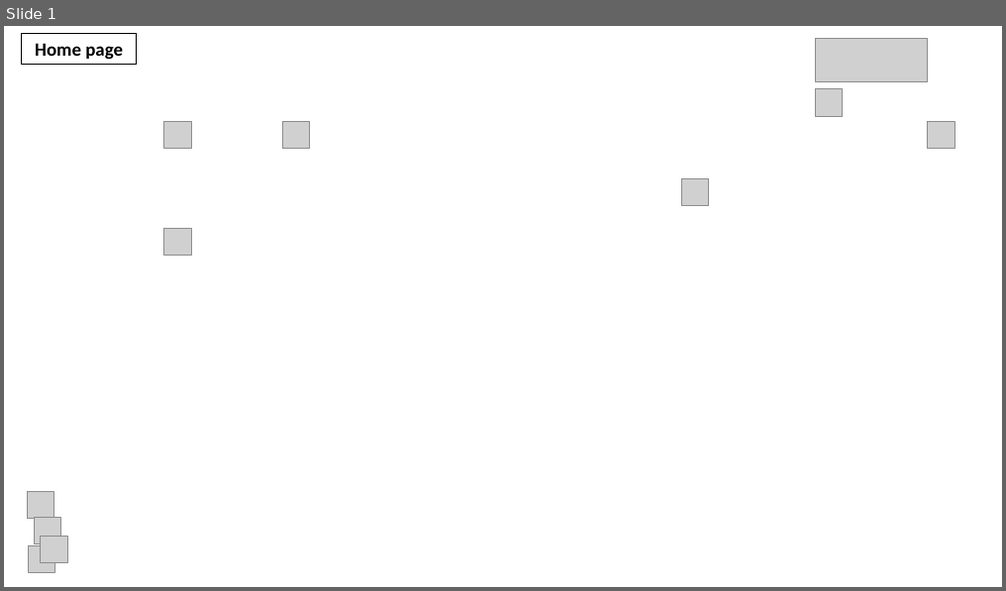
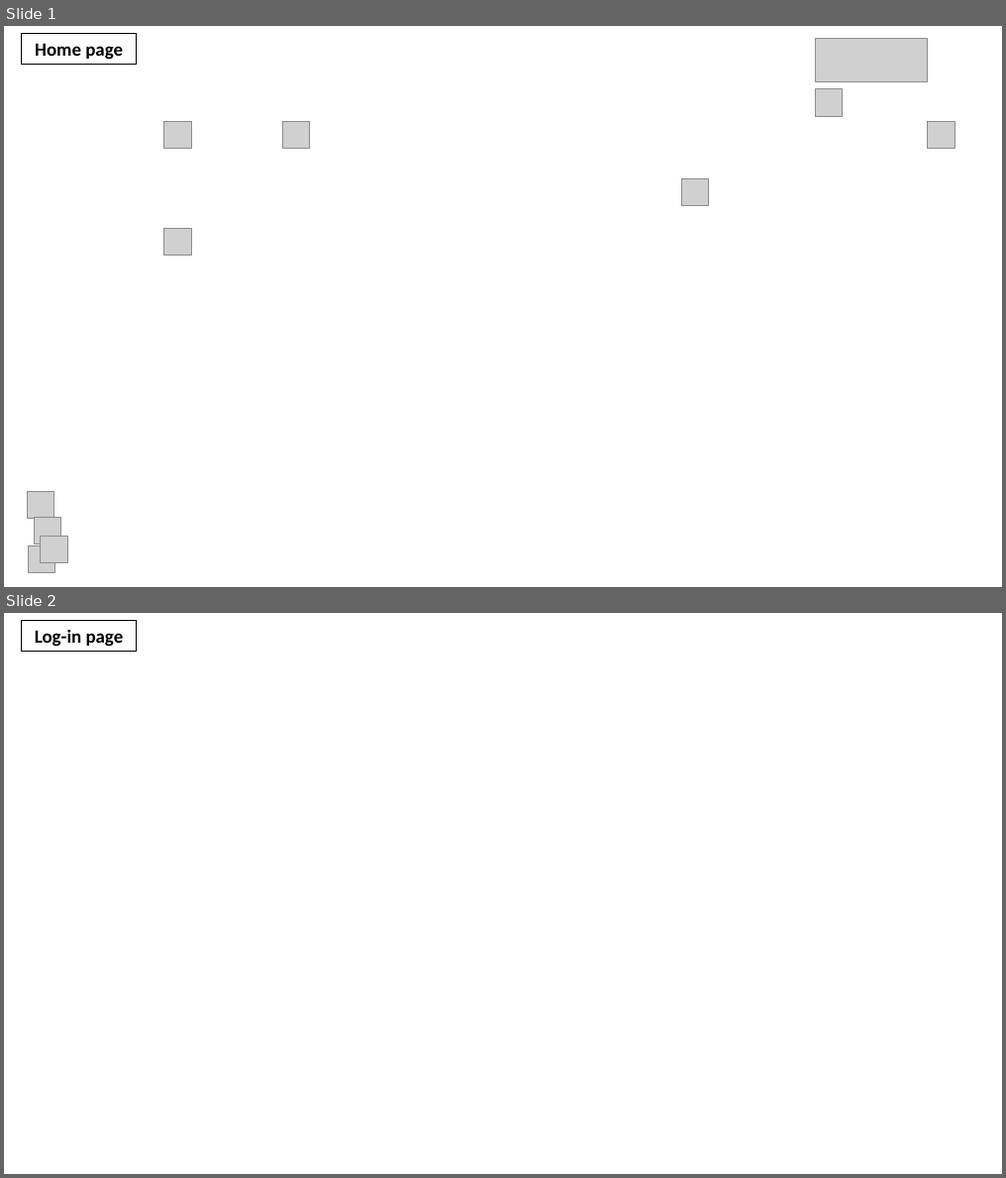
Before and after one commit to alec-atlas/final_project, a slide deck: assets/wireframes.pptx. Shown one above the other, each under a label of ours: slide 1 before the commit, slides 1 and 2 after it. The pictures are 1006x591 and 1006x1178 pixels, drawn with LibreOffice and Linux fonts; fonts in the diff are those of the drawing; grey boxes stand for pictures; background and template pictures are left out. Boxes give left, top, right and bottom in pixels: in the first picture for what was removed or moved away, otherwise in the second. Text is boxed around its words. In the diff, an @@ line names an element or a change of style, - is before the commit and + after.

```diff
--- a/assets/wireframes.pptx
+++ b/assets/wireframes.pptx
@@ slide 2 added at [4, 613, 1002, 1174], background picture (left out) @@
@@ rectangle added at [21, 621, 137, 651], outline #000000 0.75 pt, 18 pt, text #000000, bold @@
+Log-in page
```
Also in this commit, not shown: 1 other slide added, 1 other file.
